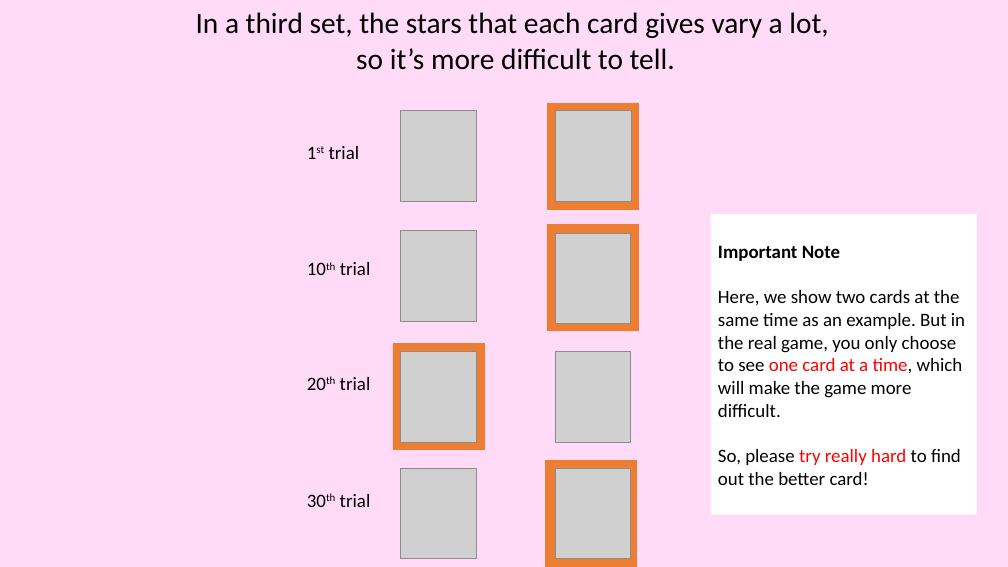
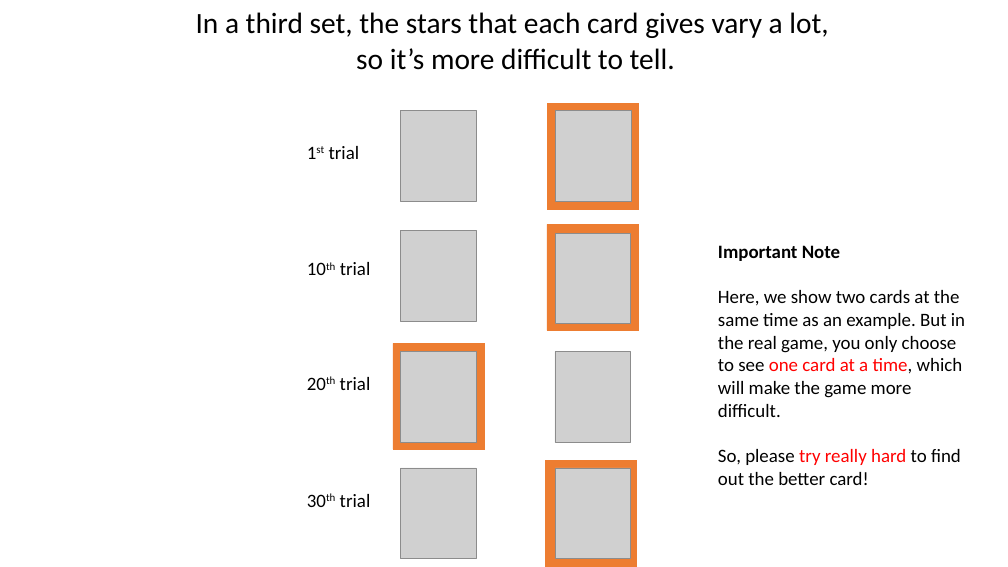
Before and after one commit to LillianXu2019/LUX-RL, a slide deck: slide 30 of images/task_instructions_lux.pptx (slide 16 before the commit). Drawn at 1008x567 pixels with LibreOffice and Linux fonts; fonts in the diff are those of the drawing; grey boxes stand for pictures. Boxes give left, top, right and bottom in pixels: in the first picture for what was removed or moved away, otherwise in the second. Text is boxed around its words. In the diff, an @@ line names an element or a change of style, - is before the commit and + after.

```diff
--- a/images/task_instructions_lux.pptx
+++ b/images/task_instructions_lux.pptx
@@ background #FFDBF7 to #FFFFFF @@
@@ text "Important Note" rewrapped from [711,214,977,515] to [718,245,965,485] @@
```
Also in this commit, not shown: 7 other slides changed, 7 slides added, 2 slides removed, 19 other files.
